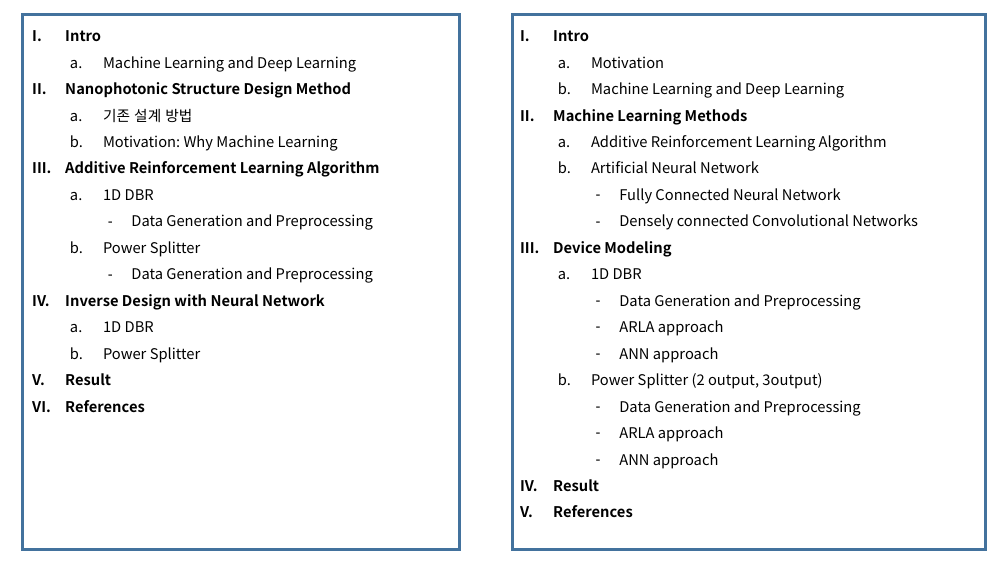
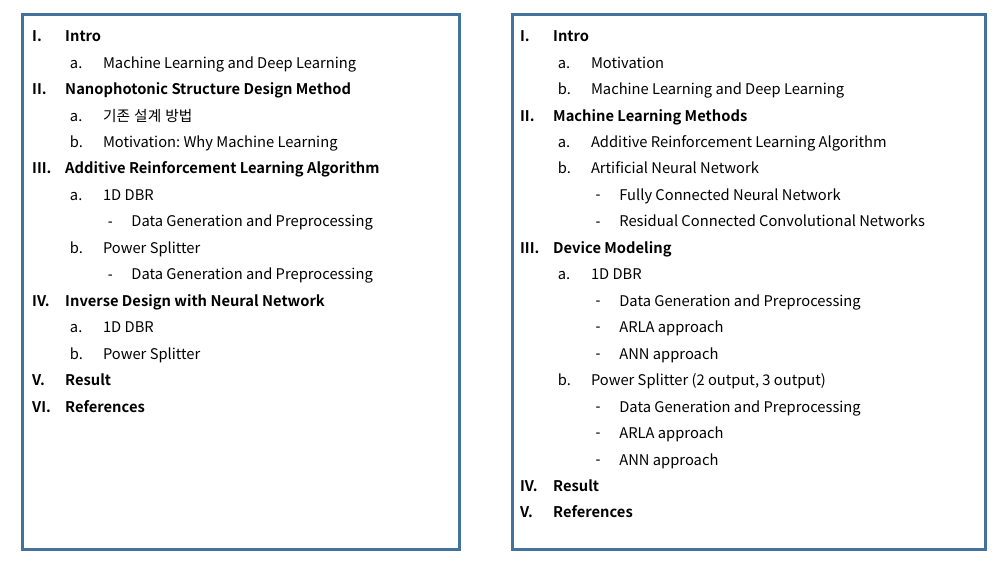
Before and after one commit to jglee96/NBTP_Lab, a slide deck: slide 1 of 개인/석사학위논문/구상.pptx. Drawn at 1008x567 pixels with LibreOffice and Linux fonts; fonts in the diff are those of the drawing. Boxes give left, top, right and bottom in pixels: in the first picture for what was removed or moved away, otherwise in the second. Text is boxed around its words. In the diff, an @@ line names an element or a change of style, - is before the commit and + after.

```diff
--- a/개인/석사학위논문/구상.pptx
+++ b/개인/석사학위논문/구상.pptx
@@ text at bbox=[619, 214, 925, 226]: text changed @@
-    – Densely connected Convolutional Networks
+    – Residual Connected Convolutional Networks
@@ text at bbox=[591, 373, 826, 389]: spaces changed @@
-  b. Power Splitter (2 output, 3output)
+  b. Power Splitter (2 output, 3 output)
```
Also in this commit, not shown: 11 other files.
